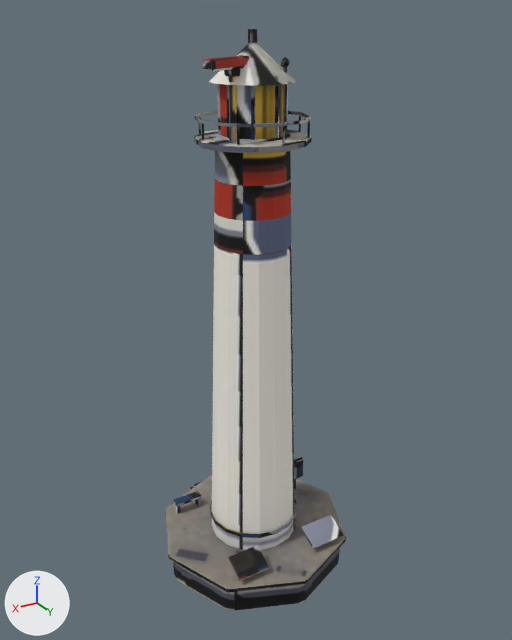
Two versions of the glTF model client/public/city/lighthouse-25.glb, one commit apart.
One viewpoint serves both versions: a camera (50 mm lens) standing at (2.518, 4.239, 4.303) and looking at (-0.056, -0.052, 2.157). Lighting does not change. The marker at lower left points along +X, +Y and +Z. The older version comes first. Where no turn or scale is listed for an object, it has been applied to the vertices. Vertices at exactly the same position are counted once.

Objects in the first picture: 'lighthouse-25'.
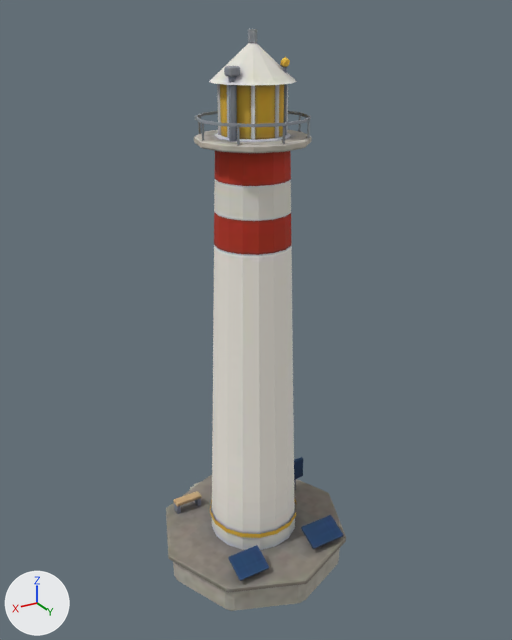
Changed parts and their boxes [x1, y1, x2, y2] in the pictures (512 x 640 px):
part 1 of me_lighthouse_25, deleted (red): before [203, 55, 249, 71]
part 2 of me_lighthouse_25, surface changed: [168, 29, 346, 611] in both

Edits to the bpy script that builds the scene:
```text
Change me_lighthouse_25:
    used by ob_lighthouse_25; location = (0.0, -0.062, 2.11)
    remove me_lighthouse_25.from_pydata(...)  # 891 vertices, 1634 faces; spans x -0.8..0.8, y -0.86..0.86, z -2.11..2.11
    add me_lighthouse_25.from_pydata(...)  # 867 vertices, 1590 faces; spans x -0.8..0.8, y -0.86..0.86, z -2.11..2.11
    me_lighthouse_25 part 1: the loose piece of 24 vertices spanning x -0.04..0.48, y 0.02..0.35, z 1.89..1.96 is deleted
    me_lighthouse_25 part 2: 1542 kept faces spanning x -0.8..0.8, y -0.86..0.86, z -2.11..2.11 get new texture (UV) coordinates
```
